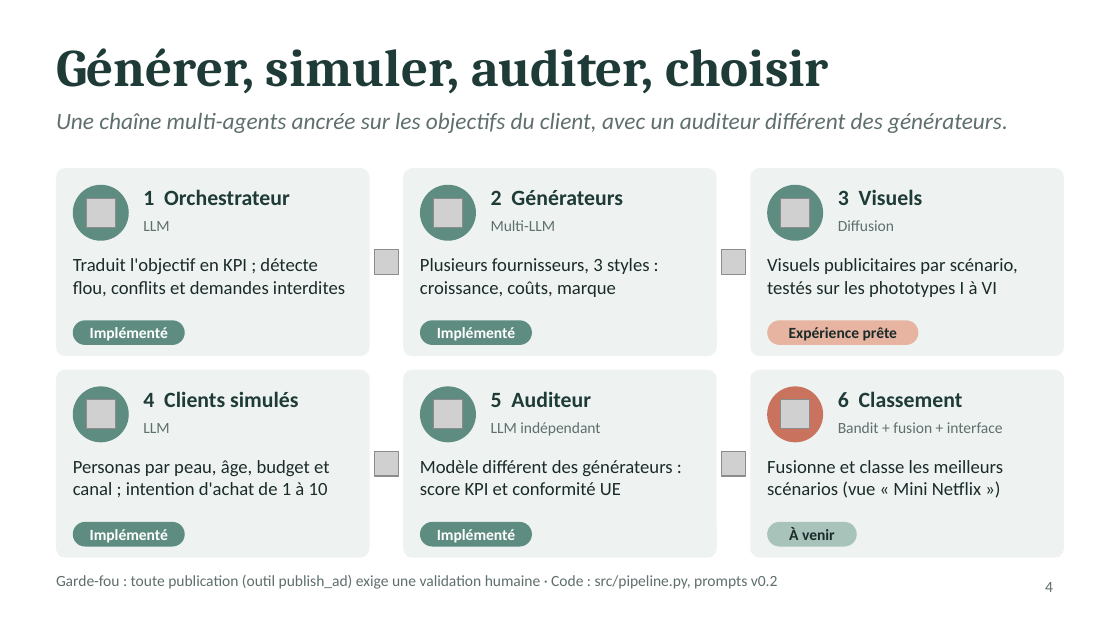
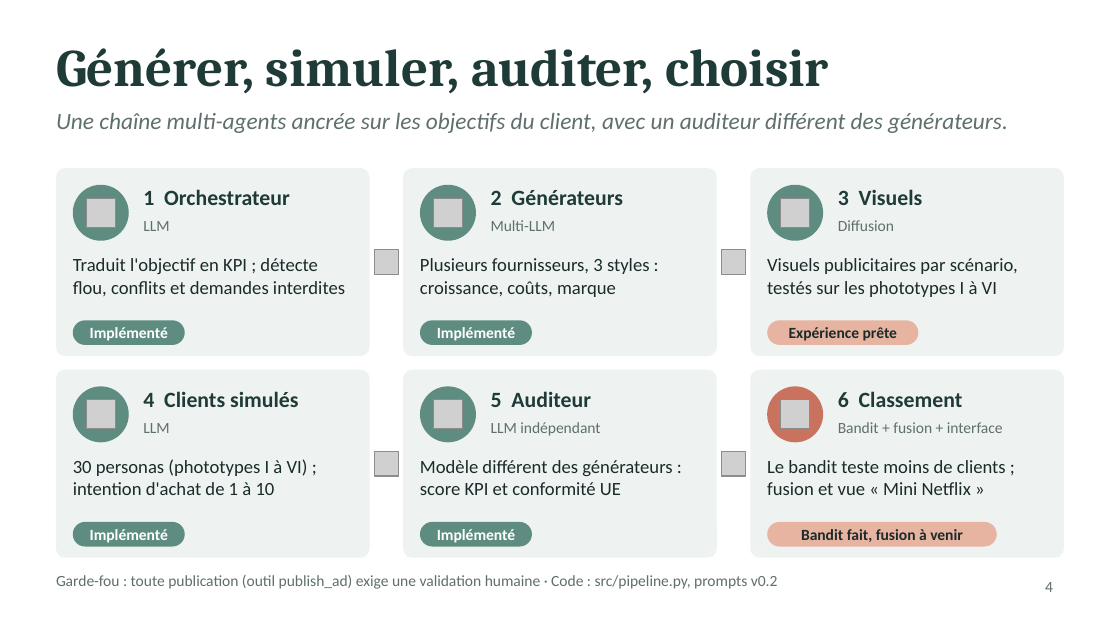
Before and after one commit to mike-brady1/AI-Consulting-Firm-Skincare, a slide deck: slide 4 of docs/presentation_projet.pptx. Drawn at 1120x630 pixels with LibreOffice and Linux fonts; fonts in the diff are those of the drawing; grey boxes stand for pictures. Boxes give left, top, right and bottom in pixels: in the first picture for what was removed or moved away, otherwise in the second. Text is boxed around its words. In the diff, an @@ line names an element or a change of style, - is before the commit and + after.

```diff
--- a/docs/presentation_projet.pptx
+++ b/docs/presentation_projet.pptx
@@ text at box(73, 459, 308, 495): text changed @@
-Personas par peau, âge, budget et canal ; intention d'achat de 1 à 10
+30 personas (phototypes I à VI) ; intention d'achat de 1 à 10
@@ text at box(767, 460, 1006, 495): text changed @@
-Fusionne et classe les meilleurs scénarios (vue « Mini Netflix »)
+Le bandit teste moins de clients ; fusion et vue « Mini Netflix »
@@ rounded rectangle "Bandit fait, fusion à venir": place and size @@
-rounded rectangle "Bandit fait, fusion à venir" at box(767, 522, 857, 547)
+rounded rectangle "Bandit fait, fusion à venir" at box(767, 522, 997, 547)
@@ rounded rectangle "Bandit fait, fusion à venir" at box(767, 522, 997, 547): fill #A8C3BA to #E8B4A2 @@
@@ text in rounded rectangle at box(801, 529, 963, 542): text changed @@
-À venir
+Bandit fait, fusion à venir
```
Also in this commit, not shown: 2 other slides changed, 12 other files.
